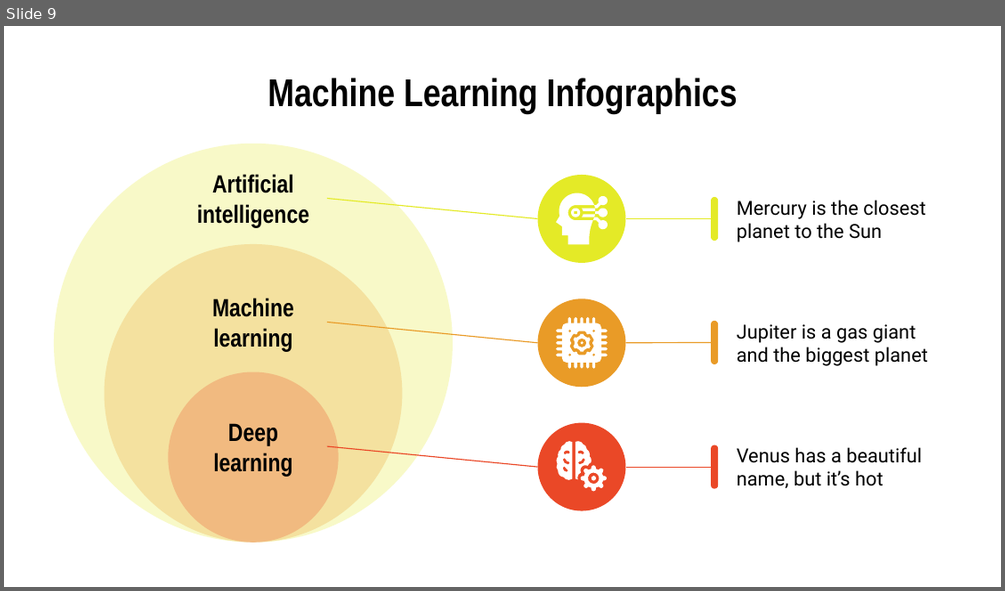
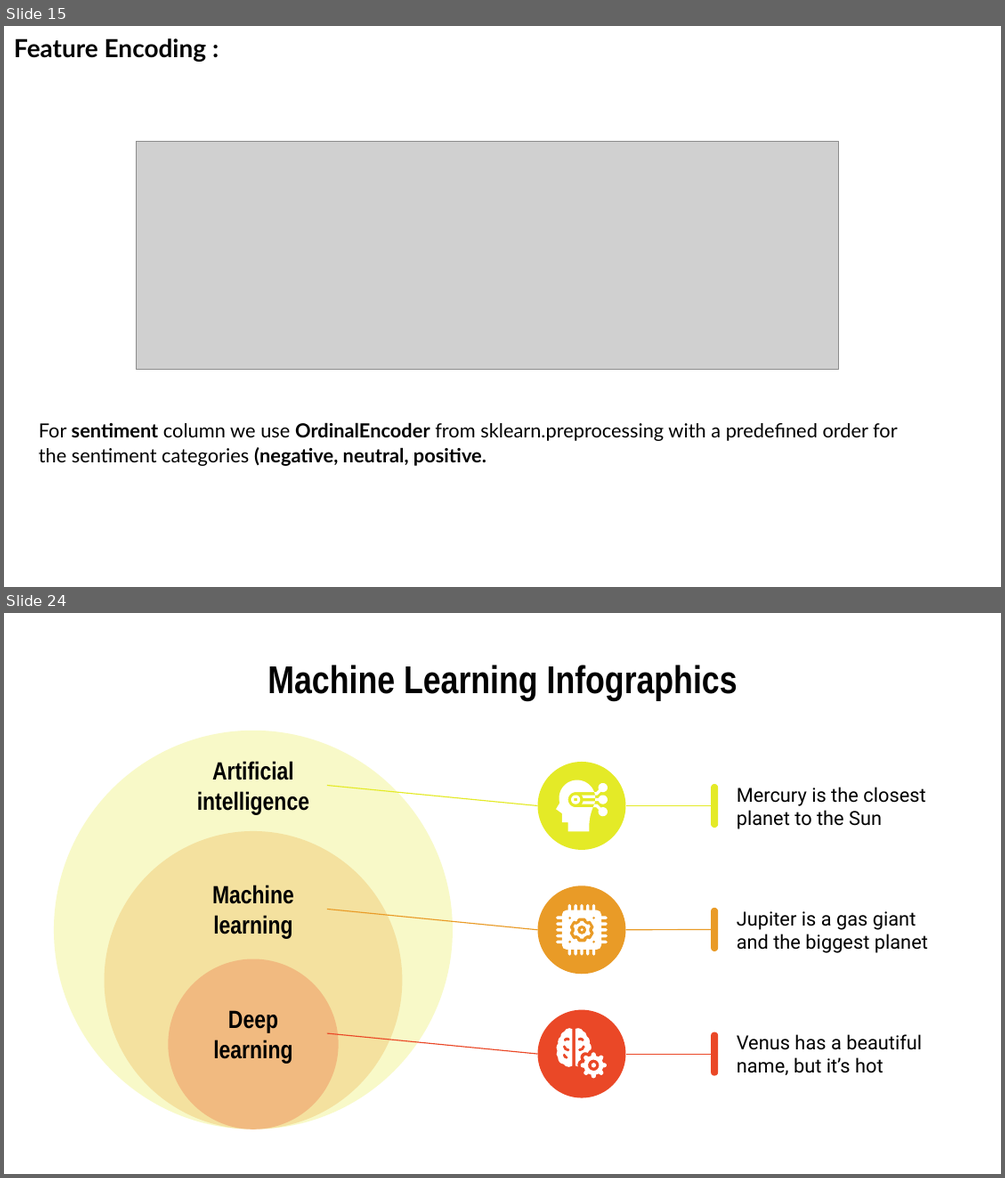
Before and after one commit to elghallali/Customer-Reviews-Classification, a slide deck: reports/Machine Learning Infographics by Slidesgo.pptx. Shown one above the other, each under a label of ours: slide 9 before the commit, slides 15 and 24 after it; the slides between them are not shown. The pictures are 1005x591 and 1005x1178 pixels, drawn with LibreOffice and Linux fonts; fonts in the diff are those of the drawing; grey boxes stand for pictures. Boxes give left, top, right and bottom in pixels: in the first picture for what was removed or moved away, otherwise in the second. Text is boxed around its words. In the diff, an @@ line names an element or a change of style, - is before the commit and + after.

```diff
--- a/reports/Machine Learning Infographics by Slidesgo.pptx
+++ b/reports/Machine Learning Infographics by Slidesgo.pptx
@@ slide 15 added at (x1=4, y1=26, x2=1001, y2=587), background #FFFFFF @@
@@ title added at (x1=14, y1=38, x2=206, y2=62), 18 pt, text #000000, bold @@
+Feature Encoding :
@@ picture added at (x1=137, y1=142, x2=838, y2=369) @@
@@ text added at (x1=39, y1=422, x2=898, y2=466), 14 pt, text #000000 @@
+For sentiment column we use OrdinalEncoder from sklearn.preprocessing with a predefined order for the sentiment categories (negative, neutral, positive.
@@ what was slide 9 is now slide 24 @@
```
Also in this commit, not shown: 23 slides changed, 15 other slides added, 1 slide removed, 16 other files.
